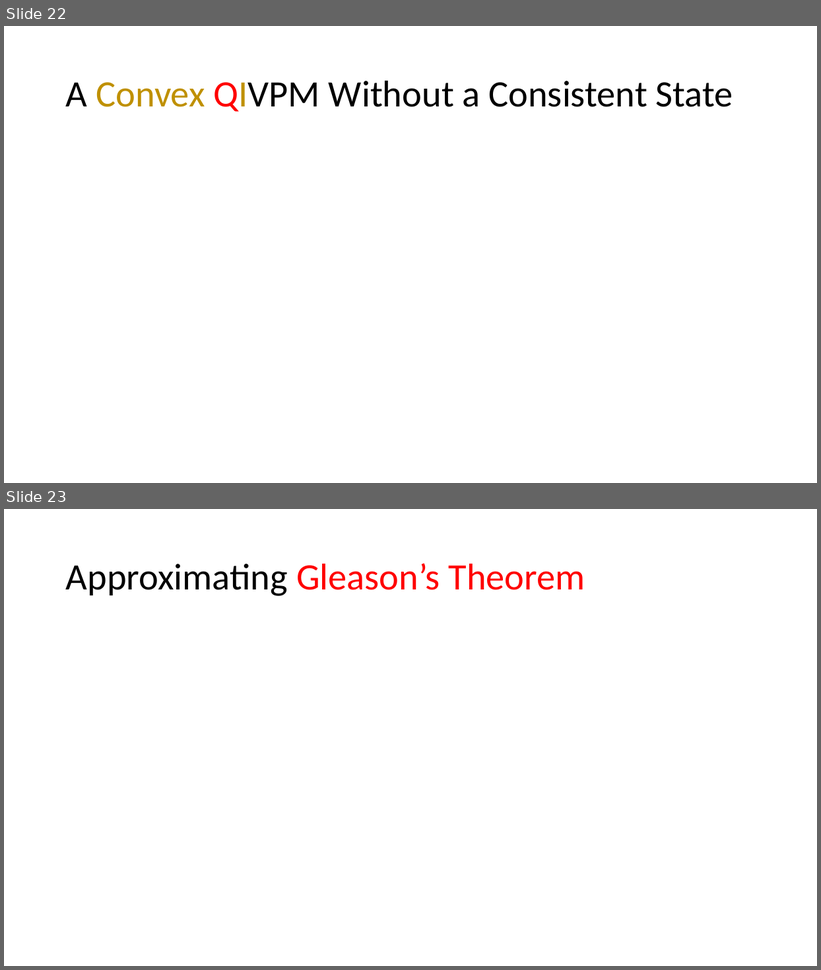
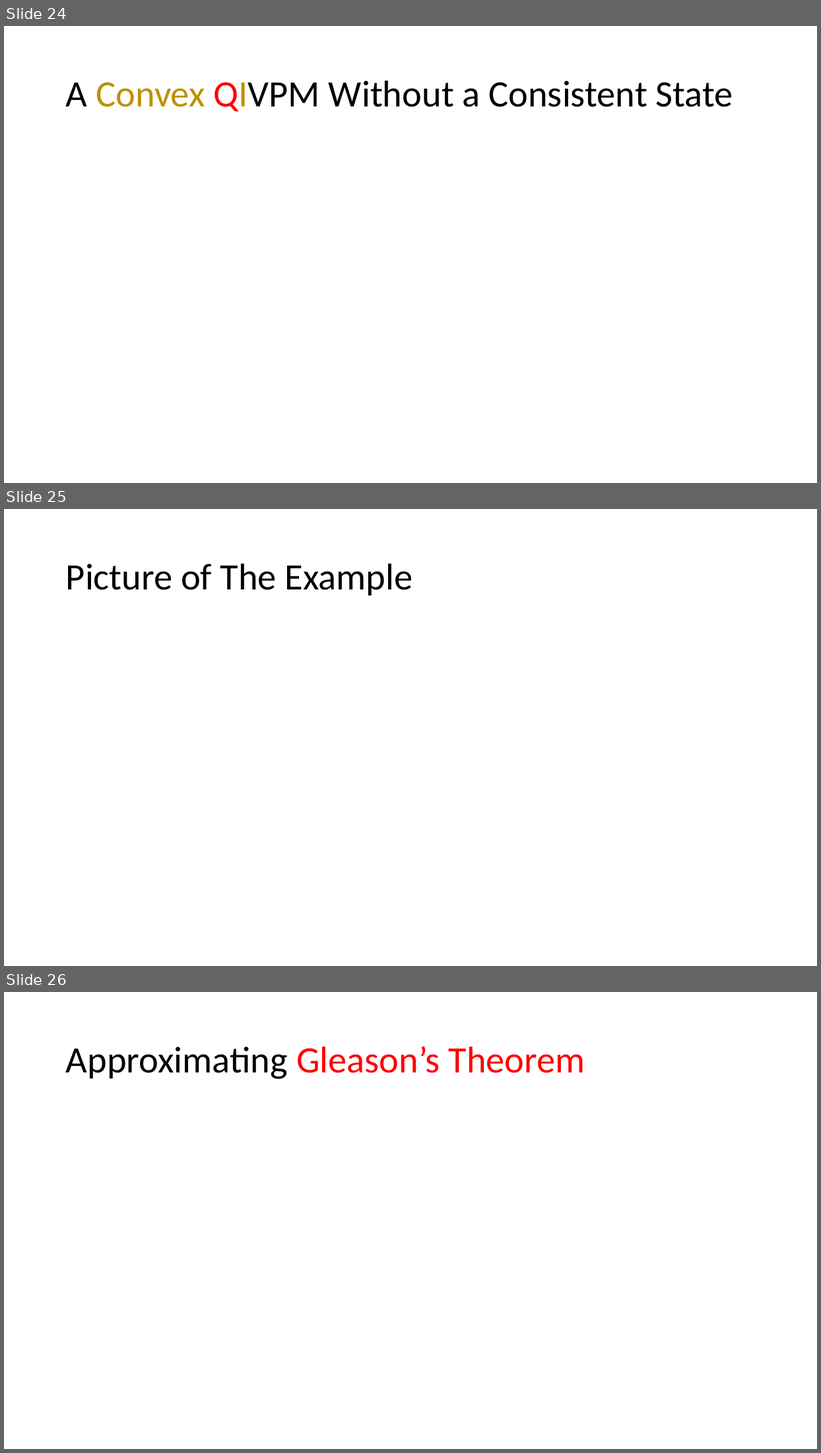
Before and after one commit to yuttai/Contextuality-and-Nonlocality-in-Discrete-Quantum-Theory, a slide deck: prop_short.pptm. Shown one above the other, each under a label of ours: slides 22 and 23 before the commit, slides 24, 25 and 26 after it. The pictures are 821x970 and 821x1453 pixels, drawn with LibreOffice and Linux fonts; fonts in the diff are those of the drawing; grey boxes stand for pictures. Boxes give left, top, right and bottom in pixels: in the first picture for what was removed or moved away, otherwise in the second. Text is boxed around its words. In the diff, an @@ line names an element or a change of style, - is before the commit and + after.

```diff
--- a/prop_short.pptm
+++ b/prop_short.pptm
@@ slide 25 added at (4, 509, 817, 966), background #FFFFFF @@
@@ title added at (66, 563, 413, 595), 44 pt, text #000000 @@
+Picture of The Example
@@ what was slide 22 is now slide 24 @@
@@ what was slide 23 is now slide 26 @@
```
Also in this commit, not shown: 4 other slides added.
